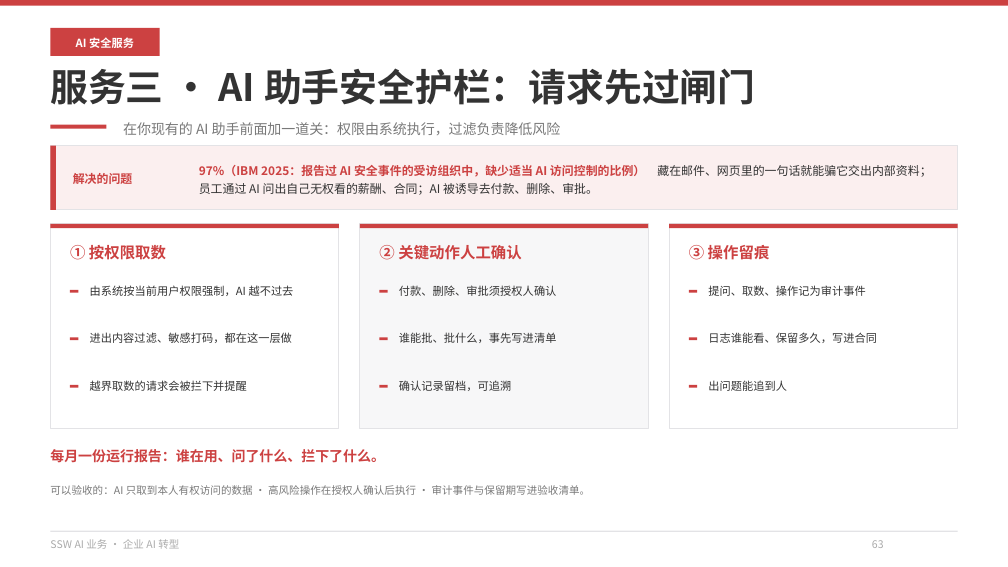
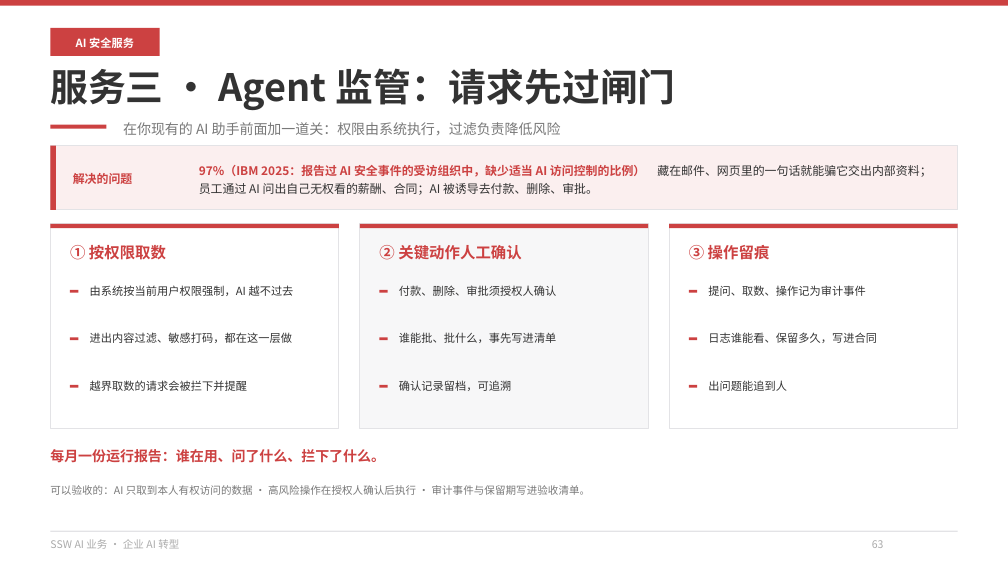
Before and after one commit to hveraus/ssw-business, a slide deck: slide 63 of SSW AI 业务_v2/SSW AI 业务_v3.pptx. Drawn at 1008x567 pixels with LibreOffice and Linux fonts; fonts in the diff are those of the drawing. Boxes give left, top, right and bottom in pixels: in the first picture for what was removed or moved away, otherwise in the second. Text is boxed around its words. In the diff, an @@ line names an element or a change of style, - is before the commit and + after.

Commit message:
把「护 AI 助手」的说法统一改为「Agent 监管」
- P58 分隔页导览：查系统 · 审产出 · Agent 监管
- P59 三项服务标题与第三张卡（Agent 运行中 / Agent 监管）
- P63 服务三标题：服务三 · Agent 监管：请求先过闸门
- P60 表格「还要补什么」：加 Agent 监管
- 目录第八章描述同步；正文其余「AI 助手」作为被监管对象的称呼保留不变

```diff
--- a/SSW AI 业务_v2/SSW AI 业务_v3.pptx
+++ b/SSW AI 业务_v2/SSW AI 业务_v3.pptx
@@ text at bbox=[50, 68, 675, 110]: text changed @@
-服务三 · AI 助手安全护栏：请求先过闸门
+服务三 · Agent 监管：请求先过闸门
```
Also in this commit, not shown: 4 other slides changed, 2 other files.
